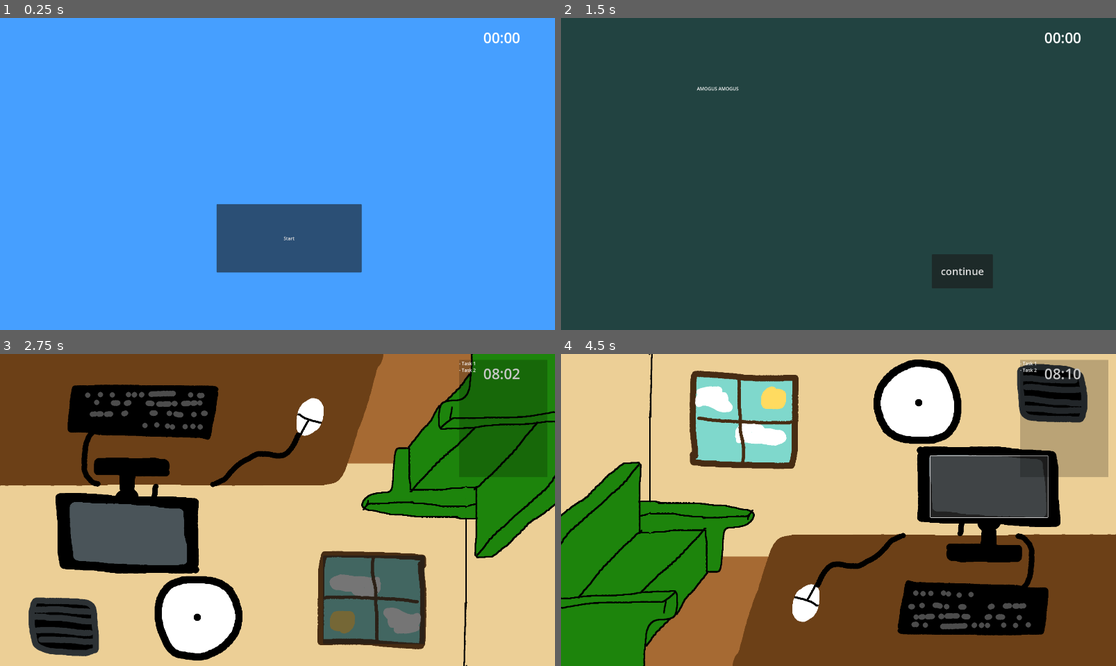
Above: before the commit, frames 1-4 (two rows, left to right).
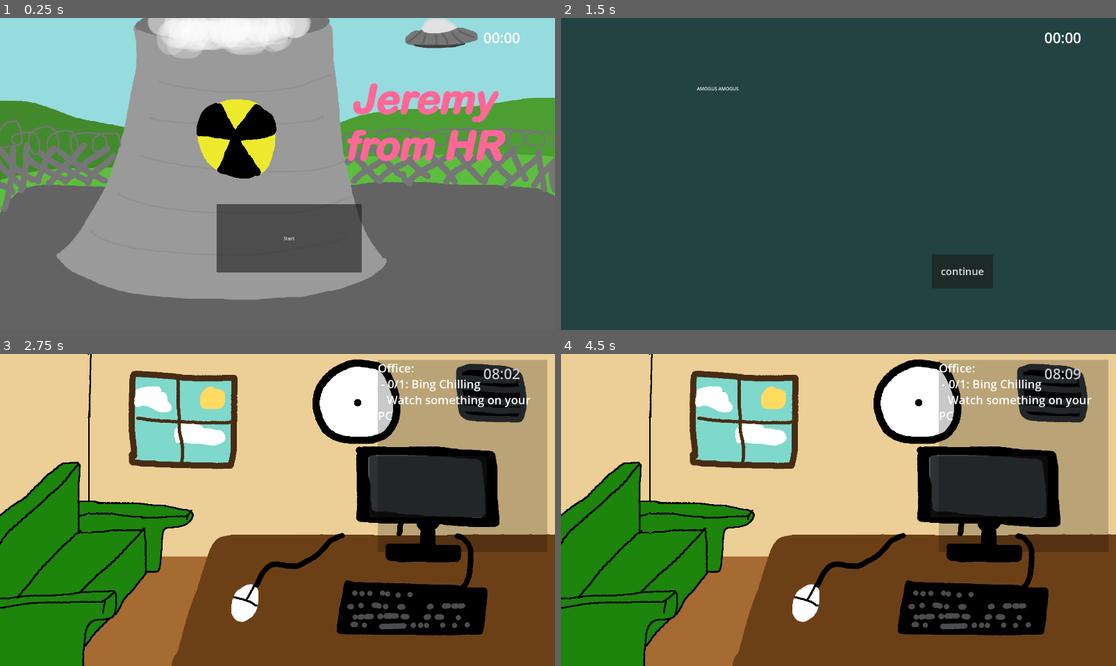
Above: after the commit, the same moments.

Repository: TheWalkingLapis/BrackeysGameJam2025_1
Game: Godot game, scene res://scenes/game_manager.tscn
Two runs of this game, one before a commit and one after it. Both use one fixed random seed, a clock stepped at 60 frames per second and the inputs below.
Inputs (mouse positions are in pixels of both pictures, inside the frame that each line leads up to):
- Up to frame 1 (0.25 s): no input
- Up to frame 2 (1.5 s): click (932, 264) at 0.52 s; click "Start" at 1.25 s
- Up to frame 3 (2.75 s): click "continue" at 2 s
- Up to frame 4 (4.5 s): click (988, 485) at 2.77 s; click (932, 600) at 3.52 s; click (988, 485) at 4.25 s

The runs differ from the first frame. In frame 1, 100% of the frame differs, in the area x 0-100%, y 0-100%; in frame 2, nothing differs; in frame 3, 93%; in frame 4, 9.8%.

Commit message:
Started working on task integration

Diff:
--- a/scenes/main_menu.tscn
+++ b/scenes/main_menu.tscn
@@ -1,6 +1,7 @@
-[gd_scene load_steps=2 format=3 uid="uid://d2atafpuskd0w"]
+[gd_scene load_steps=3 format=3 uid="uid://d2atafpuskd0w"]
 
 [ext_resource type="Script" path="res://scripts/main_menu.gd" id="1_mccc0"]
+[ext_resource type="Texture2D" uid="uid://dtwrya5dg5xa7" path="res://imgs/main_menu_placeholder.png" id="2_yx0ft"]
 
 [node name="MainMenu" type="Control"]
 layout_mode = 3
@@ -11,14 +12,14 @@
 grow_vertical = 2
 script = ExtResource("1_mccc0")
 
-[node name="ColorRect" type="ColorRect" parent="."]
+[node name="ColorRect" type="TextureRect" parent="."]
 layout_mode = 1
 anchors_preset = 15
 anchor_right = 1.0
 anchor_bottom = 1.0
 grow_horizontal = 2
 grow_vertical = 2
-color = Color(0.27451, 0.623529, 1, 1)
+texture = ExtResource("2_yx0ft")
 
 [node name="Button" type="Button" parent="."]
 layout_mode = 0
--- a/scenes/room_manager.tscn
+++ b/scenes/room_manager.tscn
@@ -1,8 +1,7 @@
-[gd_scene load_steps=4 format=3 uid="uid://kufy4l8qlp63"]
+[gd_scene load_steps=3 format=3 uid="uid://kufy4l8qlp63"]
 
 [ext_resource type="Script" path="res://scripts/room_manager.gd" id="1_7csls"]
 [ext_resource type="PackedScene" uid="uid://cfbphyo7451bl" path="res://scenes/rooms/office.tscn" id="2_pdmif"]
-[ext_resource type="PackedScene" uid="uid://fuanvtvciu42" path="res://scenes/rooms/office2.tscn" id="3_jnpdo"]
 
 [node name="RoomManager" type="Control"]
 layout_mode = 3
@@ -15,6 +14,3 @@
 
 [node name="Office" parent="." instance=ExtResource("2_pdmif")]
 layout_mode = 1
-
-[node name="Office2" parent="." instance=ExtResource("3_jnpdo")]
-layout_mode = 1
--- a/scenes/rooms/office.tscn
+++ b/scenes/rooms/office.tscn
@@ -1,7 +1,8 @@
-[gd_scene load_steps=3 format=3 uid="uid://cfbphyo7451bl"]
+[gd_scene load_steps=4 format=3 uid="uid://cfbphyo7451bl"]
 
 [ext_resource type="Script" path="res://scripts/office.gd" id="1_24yk3"]
 [ext_resource type="Texture2D" uid="uid://di44kl2jjjuge" path="res://imgs/office_placeholder.png" id="2_uskp3"]
+[ext_resource type="PackedScene" uid="uid://dihw1bwmo6omg" path="res://scenes/tasks/task_1_1_office.tscn" id="3_jjpo7"]
 
 [node name="Office" type="Control"]
 layout_mode = 3
@@ -36,4 +37,17 @@
 offset_right = 1684.0
 offset_bottom = 565.0
 
+[node name="Tasks" type="Control" parent="."]
+anchors_preset = 0
+offset_right = 40.0
+offset_bottom = 40.0
+
+[node name="Day1" type="Control" parent="Tasks"]
+anchors_preset = 0
+offset_right = 40.0
+offset_bottom = 40.0
+
+[node name="Task_1_1_office" parent="Tasks/Day1" instance=ExtResource("3_jjpo7")]
+layout_mode = 1
+
 [connection signal="pressed" from="Clickables/PCScreen" to="." method="_on_pc_screen_pressed"]
--- a/scenes/rooms/office2.tscn
+++ /dev/null
@@ -1,35 +0,0 @@
-[gd_scene load_steps=3 format=3 uid="uid://fuanvtvciu42"]
-
-[ext_resource type="Script" path="res://scripts/office_2.gd" id="1_0yp2b"]
-[ext_resource type="Texture2D" uid="uid://di44kl2jjjuge" path="res://imgs/office_placeholder.png" id="1_51387"]
-
-[node name="Office2" type="Control"]
-layout_mode = 3
-anchors_preset = 15
-anchor_right = 1.0
-anchor_bottom = 1.0
-grow_horizontal = 2
-grow_vertical = 2
-script = ExtResource("1_0yp2b")
-
-[node name="TextureRect" type="TextureRect" parent="."]
-layout_mode = 0
-offset_right = 40.0
-offset_bottom = 40.0
-texture = ExtResource("1_51387")
-flip_h = true
-flip_v = true
-
-[node name="Clickables" type="Control" parent="."]
-anchors_preset = 0
-offset_right = 40.0
-offset_bottom = 40.0
-
-[node name="Button" type="Button" parent="Clickables"]
-layout_mode = 0
-offset_left = 1118.0
-offset_top = 698.0
-offset_right = 1469.0
-offset_bottom = 1004.0
-
-[connection signal="pressed" from="Clickables/Button" to="." method="_on_button_pressed"]
--- a/scenes/task_ui.tscn
+++ b/scenes/task_ui.tscn
@@ -14,10 +14,10 @@
 
 [node name="ColorRect" type="ColorRect" parent="."]
 layout_mode = 0
-offset_left = 1588.0
+offset_left = 1307.0
 offset_top = 21.0
 offset_right = 1894.0
-offset_bottom = 426.0
+offset_bottom = 686.0
 color = Color(0, 0, 0, 0.211765)
 
 [node name="RichTextLabel" type="RichTextLabel" parent="ColorRect"]
--- /dev/null
+++ b/scenes/tasks/task_1_1_office.tscn
@@ -0,0 +1,14 @@
+[gd_scene load_steps=2 format=3 uid="uid://dihw1bwmo6omg"]
+
+[ext_resource type="Script" path="res://scripts/tasks/task_1_1_office.gd" id="1_m8idx"]
+
+[node name="Task_1_1_office" type="Control"]
+layout_mode = 3
+anchors_preset = 15
+anchor_right = 1.0
+anchor_bottom = 1.0
+grow_horizontal = 2
+grow_vertical = 2
+script = ExtResource("1_m8idx")
+task_name = "Bing Chilling"
+task_description = "Watch something on your PC"
--- a/scripts/game_manager.gd
+++ b/scripts/game_manager.gd
@@ -34,6 +34,7 @@
 
 func start_day(day):
 	gameState = GameState.IDLE
+	room_manager.setup_day(day)
 	ui_manager.to_day()
 	time_manager.start_day(day)
 
--- a/scripts/office.gd
+++ b/scripts/office.gd
@@ -1,16 +1,4 @@
-extends Control
-
-#@onready var PCScreenButton = $Clickables/PCScreen
-
-# Called when the node enters the scene tree for the first time.
-func _ready():
-	pass # Replace with function body.
-
-
-# Called every frame. 'delta' is the elapsed time since the previous frame.
-func _process(delta):
-	pass
-
+extends Room
 
 func _on_pc_screen_pressed():
 	Global.time_manager.change_time_speed(2.0)
--- /dev/null
+++ b/scripts/room.gd
@@ -0,0 +1,12 @@
+extends Control
+class_name Room
+
+func get_tasks_for_day(day):
+	var return_tasks = []
+	var day_string = "Tasks/Day%d" % [day+1]
+	var day_node = get_node_or_null(day_string)
+	if day_node != null:
+		for n in day_node.get_children():
+			if n is Task:
+				return_tasks.append(n)
+	return return_tasks
--- a/scripts/room_manager.gd
+++ b/scripts/room_manager.gd
@@ -2,18 +2,23 @@
 class_name RoomManager
 
 @onready var office: Control = $Office
-@onready var office2: Control = $Office2
-var current_room = "Office2"
+var current_room = "Office"
 
 var name_to_node_dict: Dictionary
 
 func _ready():
 	name_to_node_dict = {
-		"Office": office,
-		"Office2": office2
+		"Office": office
 	}
 	for room_name in name_to_node_dict:
 		name_to_node_dict[room_name].visible = (current_room == room_name)
+
+func setup_day(day):
+	var tasks = {}
+	for room_name in name_to_node_dict:
+		var room_tasks = name_to_node_dict[room_name].get_tasks_for_day(day)
+		tasks[room_name] = room_tasks
+	Global.ui_manager.setup_tasks(tasks)
 
 func change_room_to(room_name: String):
 	name_to_node_dict[current_room].visible = false
--- /dev/null
+++ b/scripts/task_template.gd
@@ -0,0 +1,44 @@
+extends Control
+class_name Task
+
+signal completed()
+
+@export var task_name: String = "Task"
+@export var task_description: String = "Short txt of what to do"
+
+@export var task_progression_goal: int = 1
+var task_progression: int = 0
+
+@export var task_duration_in_hours: float = -1.0
+@export var task_allowed_from: float = -1.0
+@export var task_allowed_to: float = -1.0
+
+var is_completed: bool = false
+
+func set_task_completed():
+	is_completed = true
+	completed.emit()
+
+func get_task_completed():
+	return is_completed
+
+func get_task_allowed_at(time: float):
+	return task_allowed_from <= time and task_allowed_to >= time
+
+func get_task_strings():
+	var start_time_formated = "%02d:%02d" % [int(task_allowed_from), int(60*fmod(task_allowed_from, 1.0))]
+	var end_time_formated = "%02d:%02d" % [int(task_allowed_to), int(60*fmod(task_allowed_to, 1.0))]
+
+	var header = "%d/%d: %s" % [task_progression, task_progression_goal, task_name]
+	if task_allowed_from > 0:
+		header += " (between %s - %s)" % [start_time_formated, end_time_formated]
+	var subtext = ""
+	if task_duration_in_hours > 0:
+		if task_duration_in_hours < 1.0:
+			subtext = "(%02d min) %s" % [int(60 * task_duration_in_hours), task_description]
+		else:
+			subtext = "(%02d:%02d h) %s" % [task_duration_in_hours, int(60 * task_duration_in_hours), task_description]
+	else:
+		subtext = task_description
+
+	return [header, subtext]
--- a/scripts/task_ui.gd
+++ b/scripts/task_ui.gd
@@ -1,11 +1,22 @@
 extends Control
 
+@onready var label = $ColorRect/RichTextLabel
 
-# Called when the node enters the scene tree for the first time.
-func _ready():
-	pass # Replace with function body.
+var current_tasks = {}
 
+func set_tasks(tasks):
+	current_tasks = tasks
+	update_task_text()
 
-# Called every frame. 'delta' is the elapsed time since the previous frame.
-func _process(delta):
-	pass
+func update_task_text():
+	var text = ""
+	for room in current_tasks:
+		var task_list = current_tasks[room]
+		if len(task_list) == 0: continue
+		text += "%s:\n" % [room]
+		for task in task_list:
+			var task_texts = (task as Task).get_task_strings()
+			print(task_texts)
+			text += " - %s\n" % task_texts[0]
+			text += "   %s\n" % task_texts[1]
+	label.text = Utils.bbc_text(text, 40)
--- a/scripts/office_2.gd
+++ b/scripts/tasks/task_1_1_office.gd
@@ -1,4 +1,4 @@
-extends Control
+extends Task
 
 
 # Called when the node enters the scene tree for the first time.
@@ -9,7 +9,3 @@
 # Called every frame. 'delta' is the elapsed time since the previous frame.
 func _process(delta):
 	pass
-
-
-func _on_button_pressed():
-	Global.room_manager.change_room_to("Office")
--- a/scripts/ui_manager.gd
+++ b/scripts/ui_manager.gd
@@ -18,11 +18,13 @@
 func to_day():
 	disable_all()
 	taskUI.visible = true
-	print("TODO")
 
 func to_post_day():
 	disable_all()
 	postDayBG.visible = true
+
+func setup_tasks(tasks):
+	taskUI.set_tasks(tasks)
 
 func disable_all():
 	mainMenu.visible = false
Binary file added: imgs/main_menu_placeholder.png
Not shown, added: imgs/gimp/main_menu_placeholder.xcf
